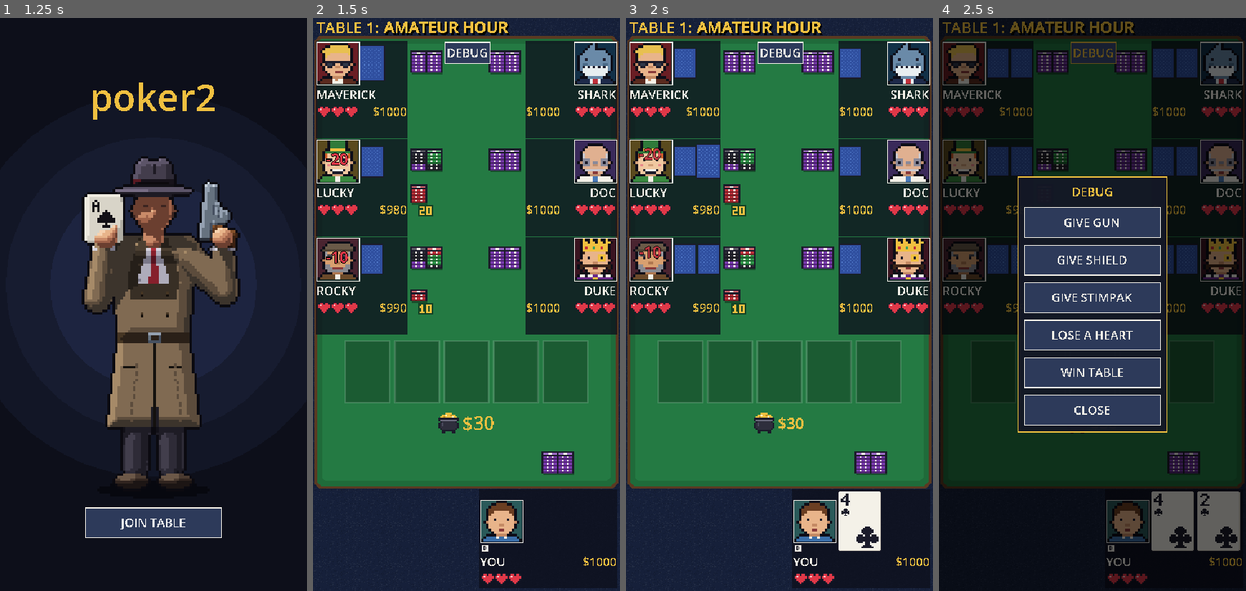
Above: before the commit, frames 1-4 (left to right).
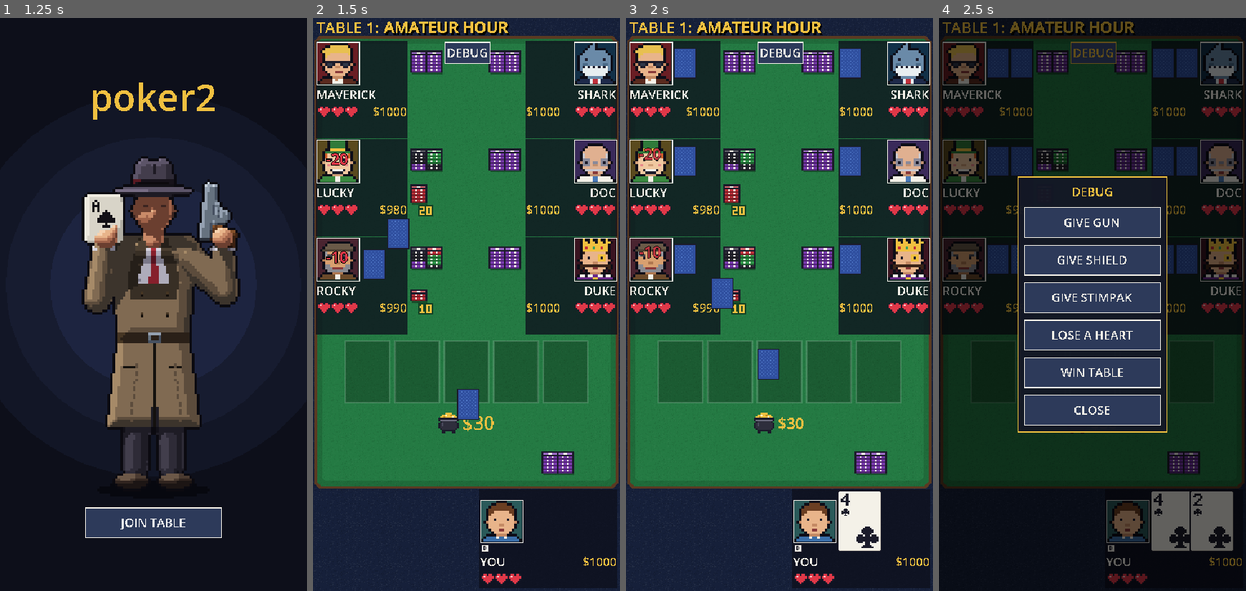
Above: after the commit, the same moments.

Repository: ryanlacroix/poker2
Game: Godot game, scene res://scenes/main_menu.tscn
Same seed, same stepped clock (60 frames per second), same inputs: the game is played once before the commit and once after it.
Inputs (mouse positions are in pixels of both pictures, inside the frame that each line leads up to):
- Up to frame 1 (1.25 s): move the mouse to (221, 275) at 0.52 s; tap F at 0.6 s; click (221, 275) at 0.67 s
- Up to frame 2 (1.5 s): click "JOIN TABLE" at 1.25 s
- Up to frame 3 (2 s): no input
- Up to frame 4 (2.5 s): click "DEBUG" at 2 s

Frame 1 is identical in both runs. In frame 2, 1.8% of the frame differs, in the area x 15-55%, y 4-71%; in frame 3, 1.5%; in frame 4, 0.6%.

Commit message:
dealer deals cards now and sweet sweet felt textures

Diff:
--- a/scripts/game/table_level.gd
+++ b/scripts/game/table_level.gd
@@ -8,7 +8,8 @@
 ## are the NPC personalities seated there, in seat order (clockwise from the human: up the left
 ## column, then down the right); the table has room for up to
 ## [constant PortraitLayout.MAX_OPPONENTS]. Felt colours: [code]felt[/code] is the band inside the wooden rail,
-## [code]felt_inner[/code] the lighter felt inside it; [code]textured[/code] adds a faint grain.
+## [code]felt_inner[/code] the lighter felt inside it; [code]grain[/code] is how strong its faint grain is
+## (0 = plain, 1 = full).
 const TABLES := [
 	{
 		name = "AMATEUR HOUR",
@@ -21,7 +22,7 @@
 			"res://data/npcs/duke.tres",     # maniac
 		],
 		starting_chips = 1000, small_blind = 10, big_blind = 20,
-		felt = Color("1f6b3a"), felt_inner = Color("247a43"), textured = false,
+		felt = Color("1f6b3a"), felt_inner = Color("247a43"), grain = 0.5,
 	},
 	{
 		name = "THE KING'S COURT",
@@ -34,7 +35,7 @@
 			"res://data/npcs/knight.tres",   # tight and honest: never bluffs
 		],
 		starting_chips = 2000, small_blind = 20, big_blind = 40,
-		felt = Color("561820"), felt_inner = Color("651d26"), textured = true,
+		felt = Color("561820"), felt_inner = Color("651d26"), grain = 1.0,
 	},
 ]
 
@@ -46,7 +47,7 @@
 var big_blind: int
 var felt: Color
 var felt_inner: Color
-var textured: bool
+var grain: float
 
 
 ## Table [param p_number] (1 = the first).
@@ -60,4 +61,4 @@
 	big_blind = spec.big_blind
 	felt = spec.felt
 	felt_inner = spec.felt_inner
-	textured = spec.textured
+	grain = spec.grain
--- a/scripts/ui/card_view.gd
+++ b/scripts/ui/card_view.gd
@@ -11,6 +11,10 @@
 const POP_SECONDS := 0.15
 ## How long [method fade_out] takes.
 const FADE_SECONDS := 0.2
+## How long a dealt card takes to fly to its place (see [method deal_card]).
+const FLY_SECONDS := 0.25
+## Z index while flying: above the portraits, so a card never passes under one.
+const FLY_Z := SeatView.DARKEN_Z + 2
 
 var show_empty_slot := false
 ## Whole-number size multiplier; the pixel art is drawn scaled so it stays crisp. Set before adding.
@@ -22,6 +26,9 @@
 var _highlight := Highlight.NONE
 var _pop_tween: Tween
 var _fade_tween: Tween
+## Where the card sits; it's away from here only while flying in.
+var _home: Vector2
+var _flying := false
 
 
 func _ready() -> void:
@@ -32,19 +39,34 @@
 
 ## A new card pops in after [param delay] seconds, hidden until then.
 func set_card(p_card: Card, face_up: bool, delay := 0.0) -> void:
-	if p_card != card:
+	if _replace(p_card, face_up) and p_card != null:
+		_pop_in(delay)
+
+
+## Like [method set_card], but a new card flies in to its place from [param from] (a point in
+## canvas coordinates, where the card's centre starts).
+func deal_card(p_card: Card, face_up: bool, delay: float, from: Vector2) -> void:
+	if _replace(p_card, face_up) and p_card != null:
+		_fly_in(delay, from)
+
+
+## Shows [param p_card]. Returns whether it's a different card, in which case any animation of
+## the old one is stopped.
+func _replace(p_card: Card, face_up: bool) -> bool:
+	var changed := p_card != card
+	if changed:
 		# A new card (or an empty slot) replaces any faded-out one at full opacity.
 		if _fade_tween:
 			_fade_tween.kill()
 		if _pop_tween:
 			_pop_tween.kill()
+		_land()
 		scale = Vector2.ONE
 		self_modulate = Color.WHITE
-		if p_card != null:
-			_pop_in(delay)
 	card = p_card
 	_face_up = face_up
 	queue_redraw()
+	return changed
 
 
 ## Quickly fades the card out (end of a hand), keeping it set until it's replaced or cleared.
@@ -57,6 +79,35 @@
 	_fade_tween = create_tween()
 	_fade_tween.tween_property(self, "self_modulate:a", 0.0, FADE_SECONDS) \
 		.set_trans(Tween.TRANS_QUAD).set_ease(Tween.EASE_IN)
+
+
+## After [param delay] seconds (hidden till then), moves the card to [param from] and glides it
+## back to its place.
+func _fly_in(delay: float, from: Vector2) -> void:
+	if not is_inside_tree():
+		return
+	_home = position
+	_flying = true
+	var start := position + get_global_transform().affine_inverse() * from - size / 2
+	self_modulate.a = 0
+	_pop_tween = create_tween()
+	_pop_tween.tween_interval(delay)
+	_pop_tween.tween_callback(func() -> void:
+		self_modulate.a = 1
+		position = start
+		z_index = FLY_Z)
+	_pop_tween.tween_property(self, "position", _home, FLY_SECONDS) \
+		.set_trans(Tween.TRANS_CUBIC).set_ease(Tween.EASE_OUT)
+	_pop_tween.tween_callback(_land)
+
+
+## Puts a flying card straight back in its place.
+func _land() -> void:
+	if not _flying:
+		return
+	_flying = false
+	position = _home
+	z_index = 0
 
 
 ## After [param delay] seconds (hidden till then), starts the card at [constant POP_SCALE] and
--- a/scripts/ui/seat_view.gd
+++ b/scripts/ui/seat_view.gd
@@ -66,6 +66,11 @@
 ## Centre of the portrait, in the parent's coordinates.
 func portrait_center() -> Vector2:
 	return position + _portrait_frame().get_center()
+
+
+## Centre of the portrait, in canvas coordinates.
+func portrait_global_center() -> Vector2:
+	return get_global_transform() * _portrait_frame().get_center()
 
 
 ## The portrait to draw right now: injured at 1 heart or fewer, if there is one.
@@ -132,14 +137,22 @@
 	UiTheme.add_at(self, label, Vector2(0, y), Vector2(seat_size().x, UiTheme.LINE_HEIGHT))
 
 
-## [param deal_delays] staggers newly dealt hole cards: how long each waits before going down.
-func refresh(deal_delays: Array[float] = []) -> void:
+## Newly dealt hole cards fly in from [param from] (canvas coordinates), each after its delay in
+## [param delays].
+func deal_cards(delays: Array[float], from: Vector2) -> void:
+	var face_up := player.is_human() or _reveal
+	for i in mini(player.hole_cards.size(), delays.size()):
+		_cards[i].deal_card(player.hole_cards[i], face_up, delays[i], from)
+	refresh()
+
+
+func refresh() -> void:
 	# RIP once shot out of hearts (straight away, not just from the next hand); OUT if they went broke.
 	_chips_label.text = "RIP" if player.hearts == 0 else "OUT" if player.is_out else "$%d" % player.chips
 	var face_up := player.is_human() or _reveal
 	for i in 2:
 		var hole_card: Card = player.hole_cards[i] if i < player.hole_cards.size() else null
-		_cards[i].set_card(hole_card, face_up, deal_delays[i] if i < deal_delays.size() else 0.0)
+		_cards[i].set_card(hole_card, face_up)
 		_cards[i].modulate = Color(1, 1, 1, 0.35) if player.folded else Color.WHITE
 	queue_redraw()
 
--- a/scripts/ui/table_scene.gd
+++ b/scripts/ui/table_scene.gd
@@ -137,15 +137,16 @@
 
 
 ## Faint grain (the backdrop, and some tables' felt): [param color] with scattered pixels a shade darker or lighter, as a texture of
-## [param size]. A random tile, repeated, so it's quick to build.
-static func _grained_felt(color: Color, size: Vector2i) -> Texture2D:
+## [param size]. A random tile, repeated, so it's quick to build. [param strength] scales how far
+## those pixels are shaded (1 = full).
+static func _grained_felt(color: Color, size: Vector2i, strength := 1.0) -> Texture2D:
 	const TILE := 48
 	var rng := RandomNumberGenerator.new()
 	rng.seed = 1
 	var tile := Image.create(TILE, TILE, false, Image.FORMAT_RGBA8)
 	tile.fill(color)
-	var dark := color.darkened(0.12)
-	var light := color.lightened(0.05)
+	var dark := color.lerp(color.darkened(0.12), strength)
+	var light := color.lerp(color.lightened(0.05), strength)
 	for y in TILE:
 		for x in TILE:
 			var roll := rng.randf()
@@ -178,10 +179,10 @@
 	_layout = PortraitLayout.new(viewport_size, _table.players.size() - 1, insets.x, insets.y)
 	var pot_center := _layout.pot_center
 	_backdrop_texture = _grained_felt(BACKDROP, Vector2i(viewport_size.ceil()))
-	if _level.textured:
+	if _level.grain > 0:
 		var felt_size := Vector2i(_layout.table.size.ceil())
-		_felt_texture = _grained_felt(_level.felt, felt_size)
-		_felt_inner_texture = _grained_felt(_level.felt_inner, felt_size)
+		_felt_texture = _grained_felt(_level.felt, felt_size, _level.grain)
+		_felt_inner_texture = _grained_felt(_level.felt_inner, felt_size, _level.grain)
 
 	# Which table this is, in the header strip above the felt, on the left; lettered like the
 	# players' names, with the table's name bold over a hard black shadow.
@@ -741,8 +742,8 @@
 	return CardView.Highlight.DIMMED
 
 
-## Hole cards go down one at a time in dealing order: round the table from the dealer's left,
-## everyone's first card, then everyone's second.
+## Hole cards fly out from the dealer's portrait one at a time in dealing order: round the table
+## from the dealer's left, everyone's first card, then everyone's second.
 func _deal_hole_cards() -> void:
 	var players := _table.players
 	var delay := 0.0
@@ -756,8 +757,9 @@
 				delays[player] = [] as Array[float]
 			delays[player].append(delay)
 			delay += HOLE_DEAL_STAGGER
+	var dealer := _seats[players[_table.dealer_index].seat]
 	for player: PokerPlayer in delays:
-		_seats[player.seat].refresh(delays[player])
+		_seats[player.seat].deal_cards(delays[player], dealer.portrait_global_center())
 	_refresh_seats()
 
 
